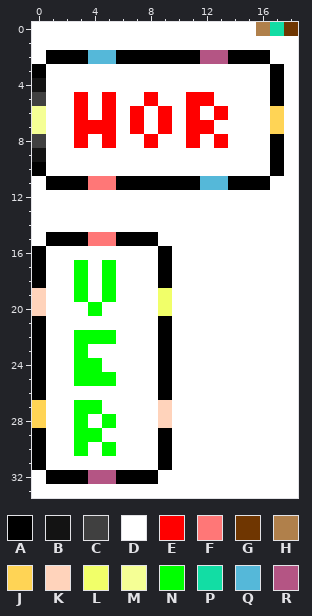
File history of a pixel-art sprite, bin/resources/wang/tileset.png. Above, as it was before the edit.
The file is 19x34 pixels.
Palette (. is transparent): A #000000  B #131313  C #404040  D #ffffff  E #ff0000  F #ff7777  G #6f3601  H #b0804b  J #ffd455  K #ffd3bb  L #f1ff69  M #f5ff95  N #00ff00  P #12dda4  Q #55b8d9  R #b45584
And afterwards:
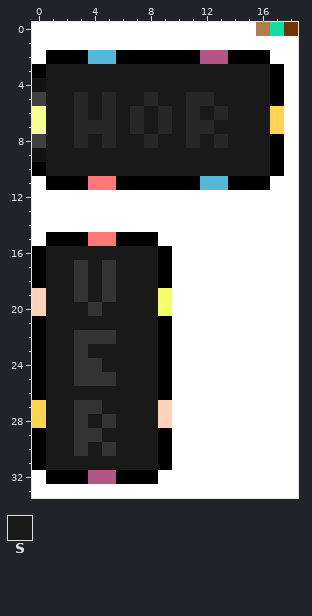
Colours new in this view: S #191919
What changed:
colour E: #ff0000 -> #262626
colour N: #00ff00 -> #333333
y 3..4: x 1..16 DDDDDDDDDDDDDDDD -> SSSSSSSSSSSSSSSS
y 5: x 1..2 DD -> SS; x 4 D -> S; x 6..7 DD -> SS; x 9..10 DD -> SS; x 13..16 DDDD -> SSSS
y 6: x 1..2 DD -> SS; x 4 D -> S; x 6 D -> S; x 8 D -> S; x 10 D -> S; x 12 D -> S; x 14..16 DDD -> SSS
y 7: x 1..2 DD -> SS; x 6 D -> S; x 8 D -> S; x 10 D -> S; x 13..16 DDDD -> SSSS
y 8: x 1..2 DD -> SS; x 4 D -> S; x 6..7 DD -> SS; x 9..10 DD -> SS; x 12 D -> S; x 14..16 DDD -> SSS
y 9..10: x 1..16 DDDDDDDDDDDDDDDD -> SSSSSSSSSSSSSSSS
y 16: x 1..8 DDDDDDDD -> SSSSSSSS
y 17..19: x 1..2 DD -> SS; x 4 D -> S; x 6..8 DDD -> SSS
y 20: x 1..3 DDD -> SSS; x 5..8 DDDD -> SSSS
y 21: x 1..8 DDDDDDDD -> SSSSSSSS
y 22: x 1..2 DD -> SS; x 6..8 DDD -> SSS
y 23: x 1..2 DD -> SS; x 4..8 DDDDD -> SSSSS
y 24: x 1..2 DD -> SS; x 5..8 DDDD -> SSSS
y 25: x 1..2 DD -> SS; x 6..8 DDD -> SSS
y 26: x 1..8 DDDDDDDD -> SSSSSSSS
y 27: x 1..2 DD -> SS; x 5..8 DDDD -> SSSS
y 28: x 1..2 DD -> SS; x 4 D -> S; x 6..8 DDD -> SSS
y 29: x 1..2 DD -> SS; x 5..8 DDDD -> SSSS
y 30: x 1..2 DD -> SS; x 4 D -> S; x 6..8 DDD -> SSS
y 31: x 1..8 DDDDDDDD -> SSSSSSSS
Changed places in both pictures, as pixel boxes (x1, y1, x2, y2):
changed: (46, 64, 270, 176)
changed: (46, 246, 158, 470)
